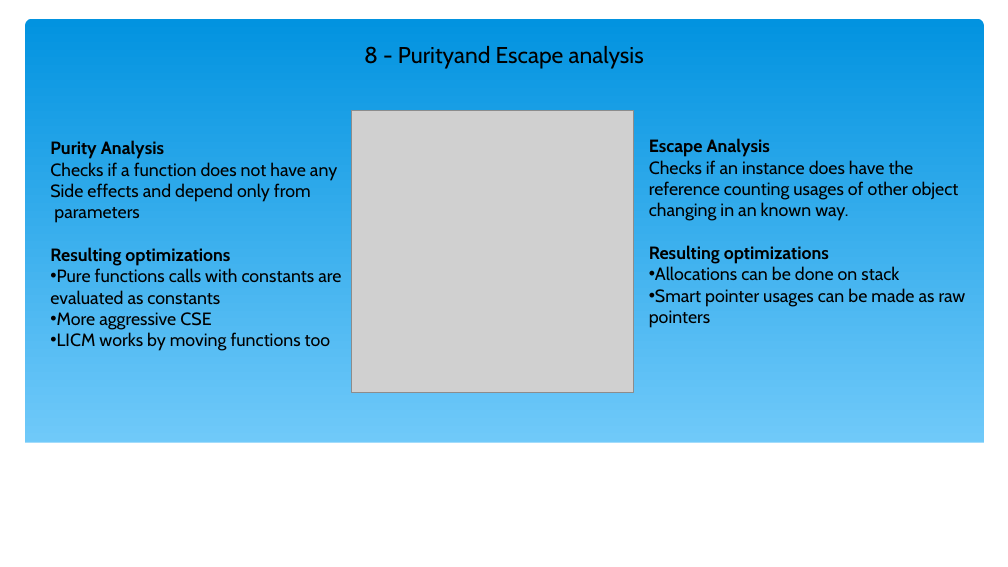
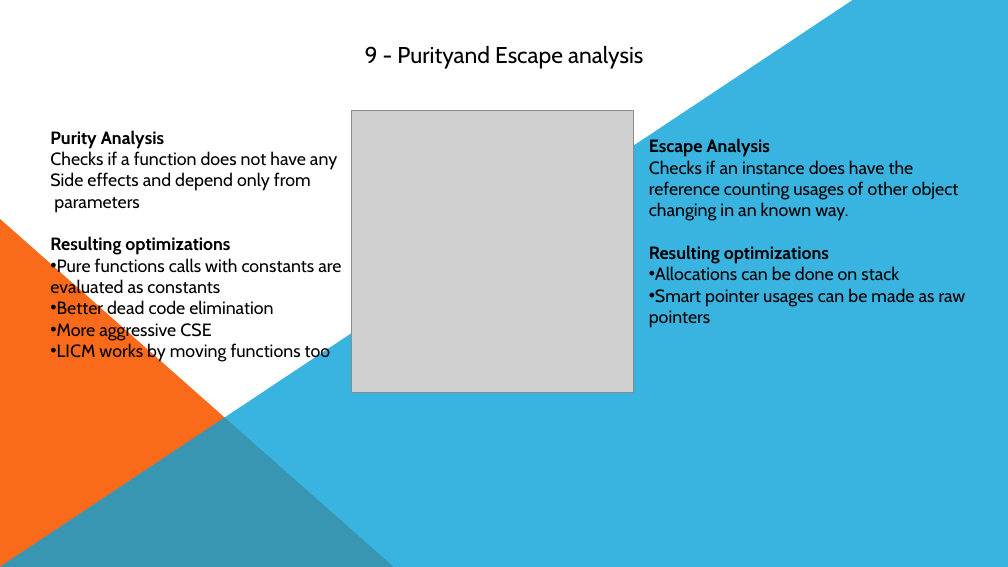
Before and after one commit to ciplogic/CodeRefractor, a slide deck: slide 11 of Documentation/Slides_final.pptx (slide 10 before the commit). Drawn at 1008x567 pixels with LibreOffice and Linux fonts; fonts in the diff are those of the drawing; grey boxes stand for pictures. Boxes give left, top, right and bottom in pixels: in the first picture for what was removed or moved away, otherwise in the second. Text is boxed around its words. In the diff, an @@ line names an element or a change of style, - is before the commit and + after.

```diff
--- a/Documentation/Slides_final.pptx
+++ b/Documentation/Slides_final.pptx
@@ freeform shape added at (0,0,1008,567), fill #08A1D9 at 80% opacity @@
@@ rounded rectangle removed at (26,19,984,223) @@
@@ rounded rectangle removed at (26,19,984,519) @@
@@ text at (365,46,643,69): text changed @@
-8 - Purityand Escape analysis
+9 - Purityand Escape analysis
@@ rectangle removed at (24,139,986,249) @@
@@ rectangle removed at (289,140,900,210) @@
@@ rectangle removed at (618,140,983,194) @@
@@ right triangle added at (0,219,394,567), fill #F96A1B @@
@@ text at (57,300,273,320): paragraph added @@
+• Better dead code elimination
@@ rectangle removed at (24,443,986,552) @@
@@ rectangle removed at (668,455,985,514) @@
```
Also in this commit, not shown: 13 other slides changed, 3 other files.
